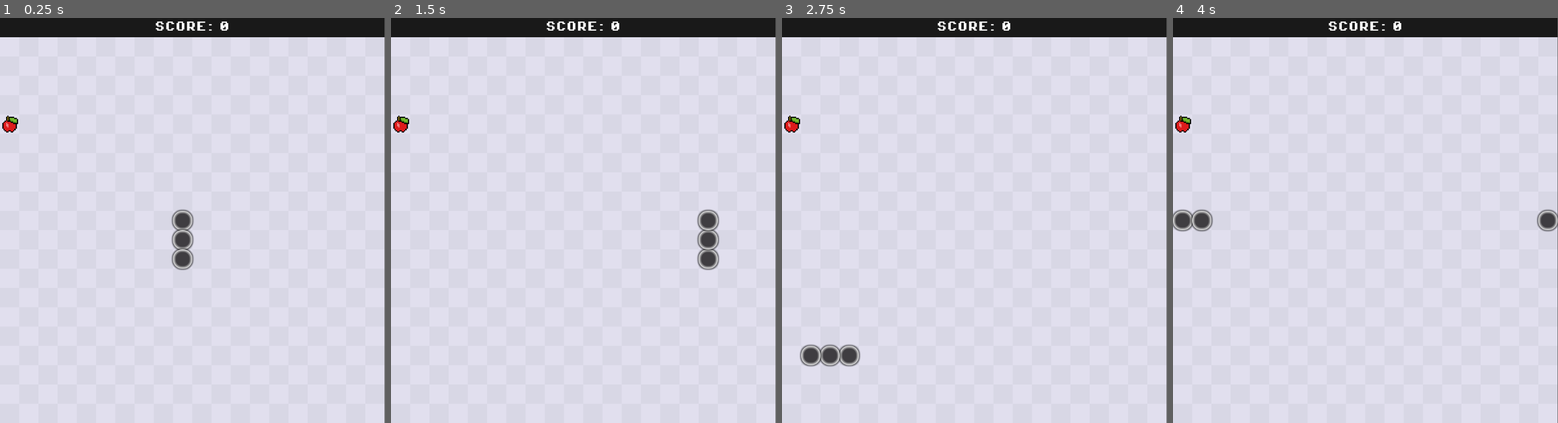
Above: before the commit, frames 1-4 (left to right).
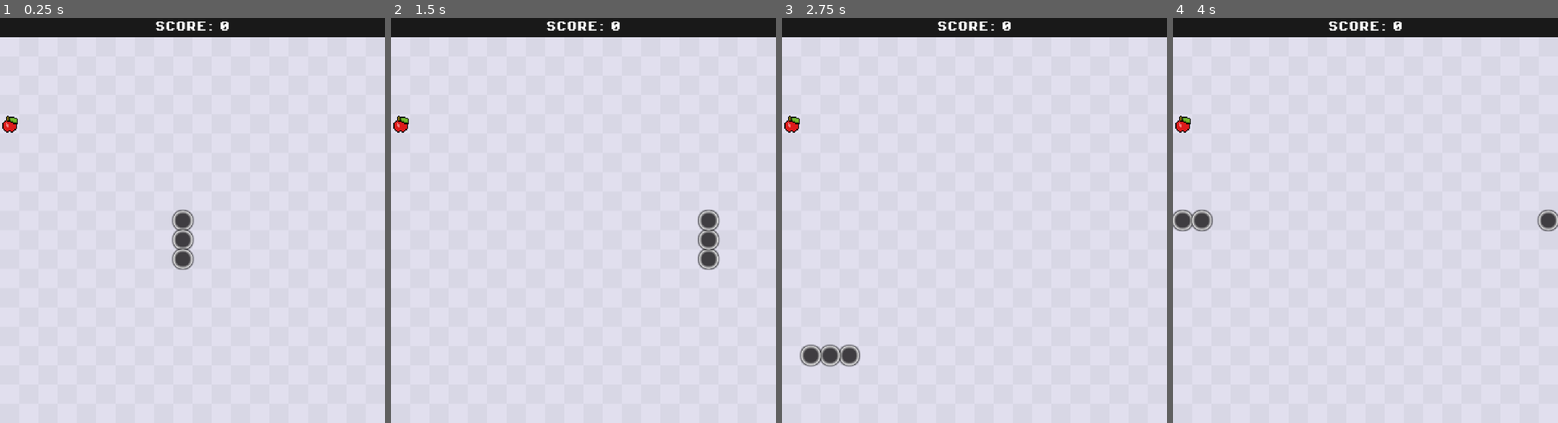
Above: after the commit, the same moments.

Repository: Arhain95/eat-them-all
Game: Godot game, scene res://Scenes/main.tscn
Two runs of this game, one before a commit and one after it. Both use one fixed random seed, a clock stepped at 60 frames per second and the inputs below.
Inputs:
- Up to frame 1 (0.25 s): no input
- Up to frame 2 (1.5 s): tap Enter at 0.5 s; hold D (move_right) 0.53-1.28 s; hold S (move_down) from 1.28 s (still down)
- Up to frame 3 (2.75 s): release S (move_down) at 2.03 s; hold D (move_right) from 2.03 s (still down)
- Up to frame 4 (4 s): release D (move_right) at 2.78 s; hold W (move_up) 2.78-3.53 s; hold A (move_left) from 3.53 s (still down)
In our replay, the window is 761x800 before the commit and 762x800 after it. These sizes can differ from the game's own. Grey fills any space a smaller window leaves; there, only what the larger window draws over its background counts as a difference.

The runs differ from the first frame. In frame 1, 0.3% of the frame differs, in the area x 0-100%, y 0-62%; in frame 2, 0.4%, in the area x 0-100%, y 0-63%; in frame 3, 0.2%; in frame 4, 0.3%.

Commit message:
Add build

Diff:
--- a/Scenes/main.tscn
+++ b/Scenes/main.tscn
@@ -7,25 +7,25 @@
 [ext_resource type="Texture2D" uid="uid://c5vq37fiyk76i" path="res://apple.png" id="5_kry3j"]
 [ext_resource type="PackedScene" uid="uid://bnjavhuld5jaa" path="res://Scenes/game_over_menu.tscn" id="6_21xkr"]
 
-[node name="Main" type="Node"]
+[node name="Main" type="Node" unique_id=332244605]
 process_mode = 3
 script = ExtResource("1_8gbba")
 snake_scene = ExtResource("2_kry3j")
 
-[node name="Background" type="Sprite2D" parent="."]
+[node name="Background" type="Sprite2D" parent="." unique_id=384857890]
 position = Vector2(500, 550)
 texture = ExtResource("2_jjvhh")
 
-[node name="Score" parent="." instance=ExtResource("3_kry3j")]
+[node name="Score" parent="." unique_id=1759470926 instance=ExtResource("3_kry3j")]
 
-[node name="MoveTimer" type="Timer" parent="."]
+[node name="MoveTimer" type="Timer" parent="." unique_id=874999150]
 wait_time = 0.1
 
-[node name="Food" type="Sprite2D" parent="."]
+[node name="Food" type="Sprite2D" parent="." unique_id=1446085253]
 texture = ExtResource("5_kry3j")
 offset = Vector2(25, 25)
 
-[node name="GameOverMenu" parent="." instance=ExtResource("6_21xkr")]
+[node name="GameOverMenu" parent="." unique_id=2053478146 instance=ExtResource("6_21xkr")]
 process_mode = 2
 
 [connection signal="timeout" from="MoveTimer" to="." method="_on_move_timer_timeout"]
--- a/project.godot
+++ b/project.godot
@@ -8,17 +8,22 @@
 
 config_version=5
 
+[animation]
+
+compatibility/default_parent_skeleton_in_mesh_instance_3d=true
+
 [application]
 
 config/name="EatThemAll"
 run/main_scene="uid://cdjat5d87f82p"
-config/features=PackedStringArray("4.5", "Forward Plus")
+config/features=PackedStringArray("4.6", "Forward Plus")
 config/icon="res://icon.svg"
 
 [display]
 
 window/size/viewport_width=1000
 window/size/viewport_height=1050
+window/stretch/mode="canvas_items"
 
 [global_group]
 
Not shown: 1 places in Scenes/main.tscn that only renumber resources
Binary file added: docs/index.apple-touch-icon.png
Binary file added: docs/index.icon.png
Binary file added: docs/index.png
Not shown, added: export_presets.cfg
Not shown, added: docs/index.audio.position.worklet.js
Not shown, added: docs/index.audio.worklet.js
Not shown, added: docs/index.html
Not shown, added: docs/index.js
Not shown, added: docs/index.pck
Not shown, added: docs/index.wasm
